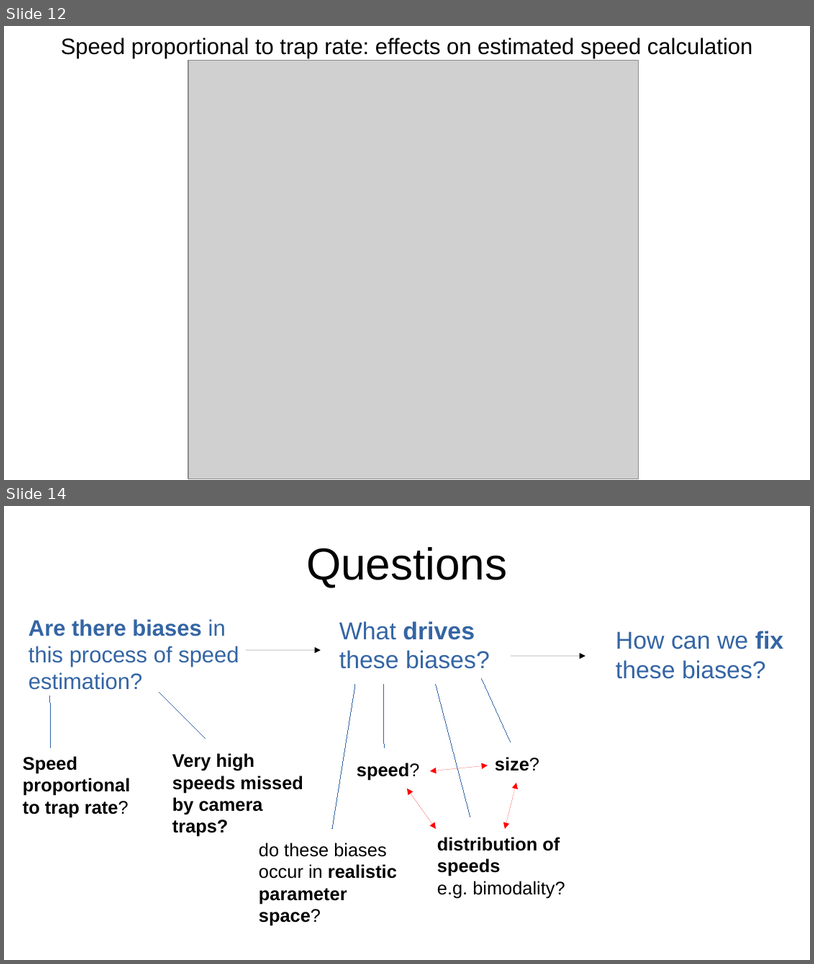
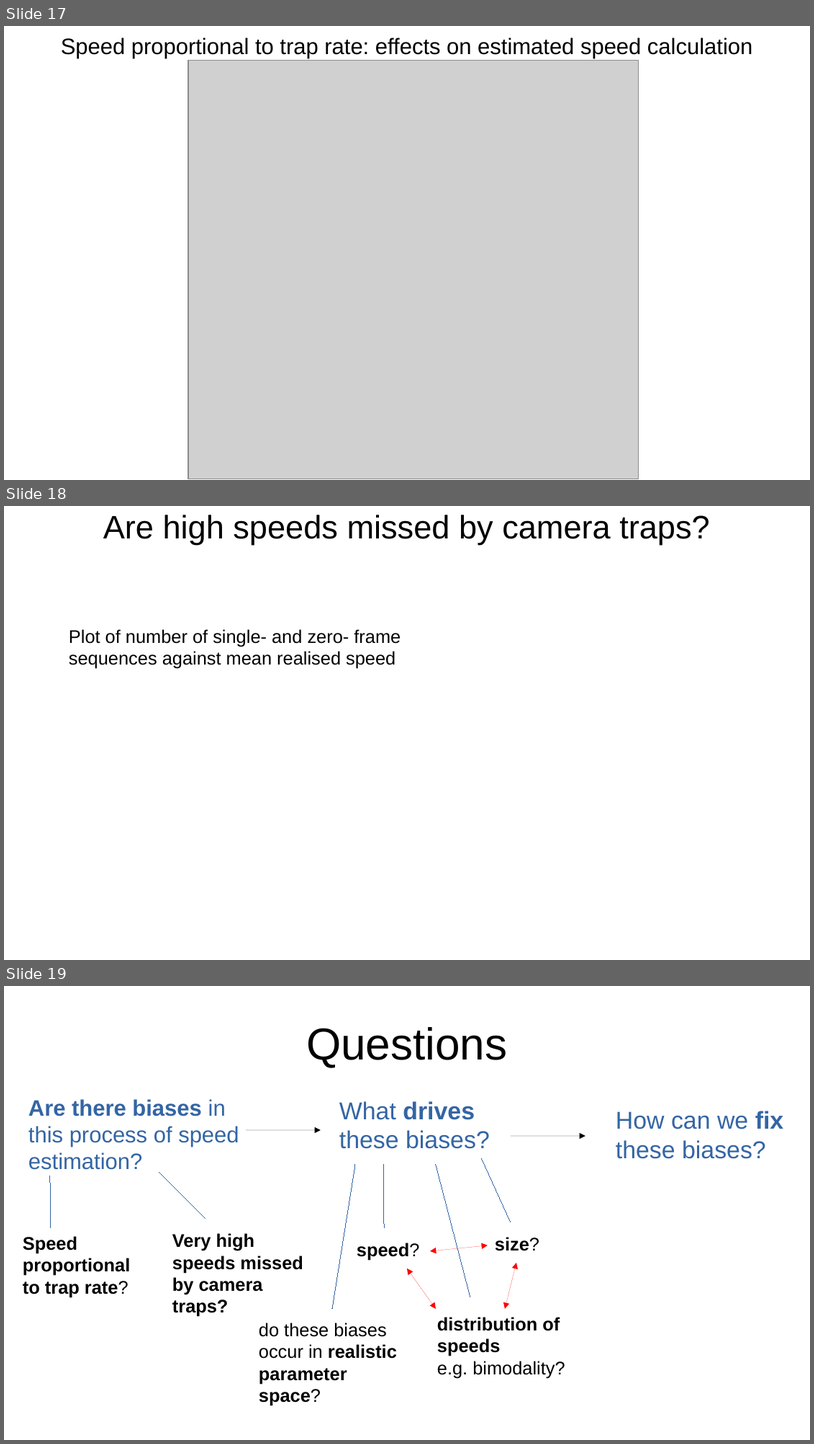
Before and after one commit to lizziebru/CamtrapSimulation, a slide deck: writeup/Camtrapsim_pres.odp. Shown one above the other, each under a label of ours: slides 12 and 14 before the commit, slides 17, 18 and 19 after it; the slides between them are not shown. The pictures are 814x964 and 814x1444 pixels, drawn with LibreOffice and Linux fonts; fonts in the diff are those of the drawing; grey boxes stand for pictures. Boxes give left, top, right and bottom in pixels: in the first picture for what was removed or moved away, otherwise in the second. Text is boxed around its words. In the diff, an @@ line names an element or a change of style, - is before the commit and + after.

```diff
--- a/writeup/Camtrapsim_pres.odp
+++ b/writeup/Camtrapsim_pres.odp
@@ slide 18 added at [4, 506, 810, 960], background #FFFFFF @@
@@ title added at [103, 515, 710, 545], 32 pt, text #000000 @@
+Are high speeds missed by camera traps?
@@ text added at [69, 629, 401, 669], 18 pt, text #000000 @@
+Plot of number of single- and zero- frame sequences against mean realised speed
@@ what was slide 12 is now slide 17 @@
@@ what was slide 14 is now slide 19 @@
```
Also in this commit, not shown: 5 slides changed, 5 other slides added, 3 slides removed, 4 other files.
